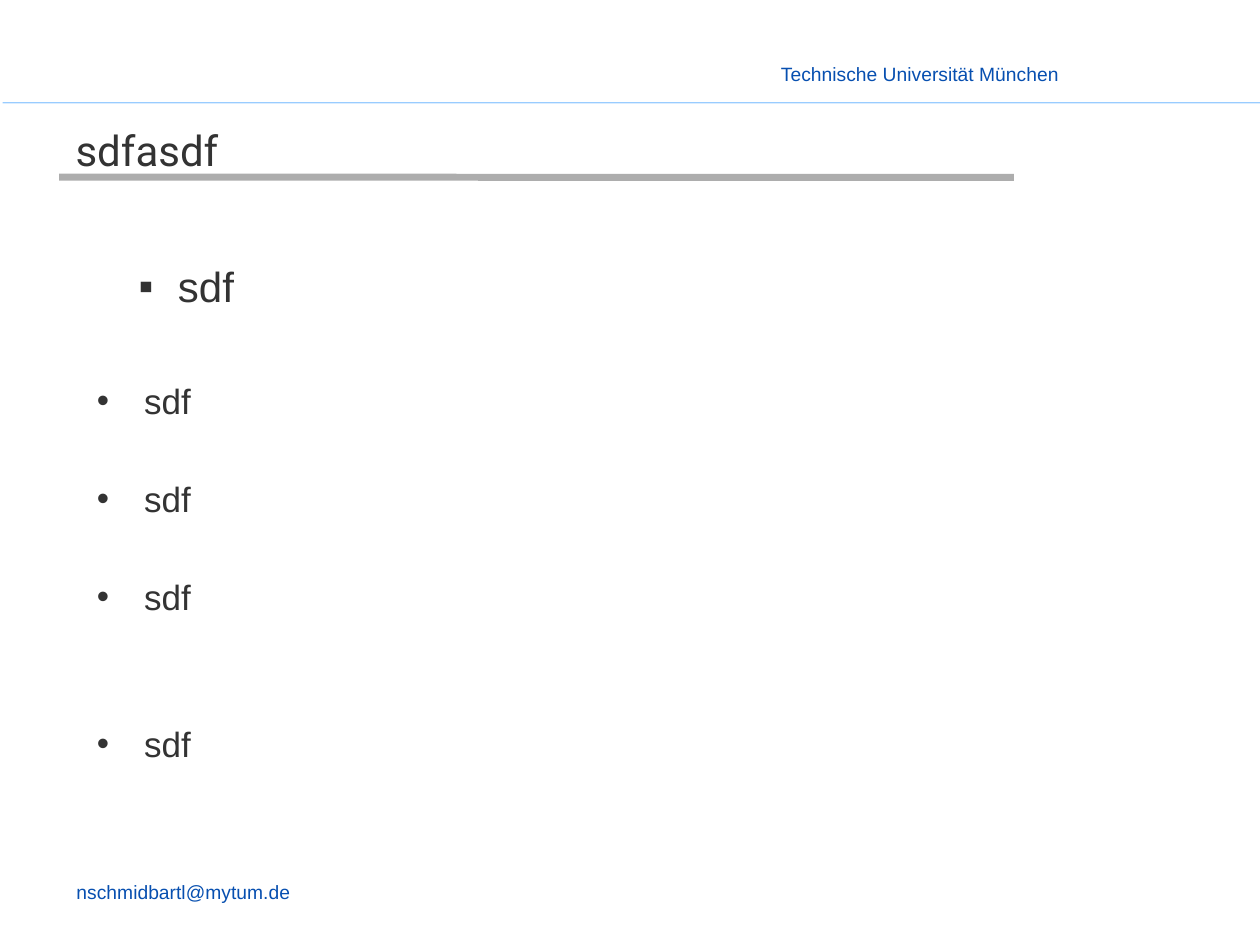
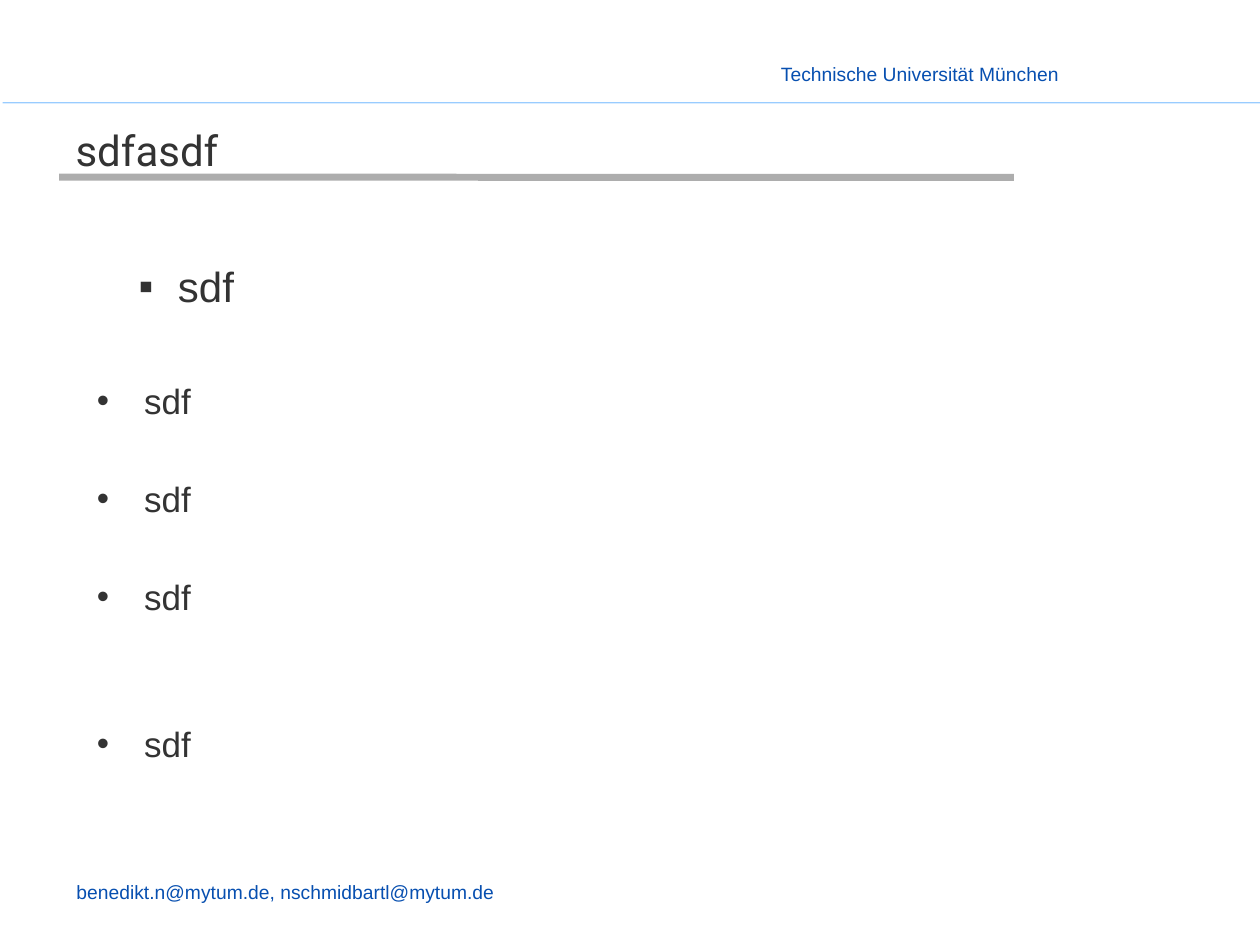
Before and after one commit to enjayes/logistikapp, a slide deck: slide 4 of Präsentation/Presentation - Benjo.pptx. Drawn at 1260x945 pixels with LibreOffice and Linux fonts; fonts in the diff are those of the drawing; background and template pictures are left out. Boxes give left, top, right and bottom in pixels: in the first picture for what was removed or moved away, otherwise in the second. Text is boxed around its words. In the diff, an @@ line names an element or a change of style, - is before the commit and + after.

```diff
--- a/Präsentation/Presentation - Benjo.pptx
+++ b/Präsentation/Presentation - Benjo.pptx
@@ text at [76,885,494,903]: text changed @@
-nschmidbartl@mytum.de
+benedikt.n@mytum.de, nschmidbartl@mytum.de
```
Also in this commit, not shown: 1 other slide changed, 2 slides added, 2 slides removed, 2 other files.
